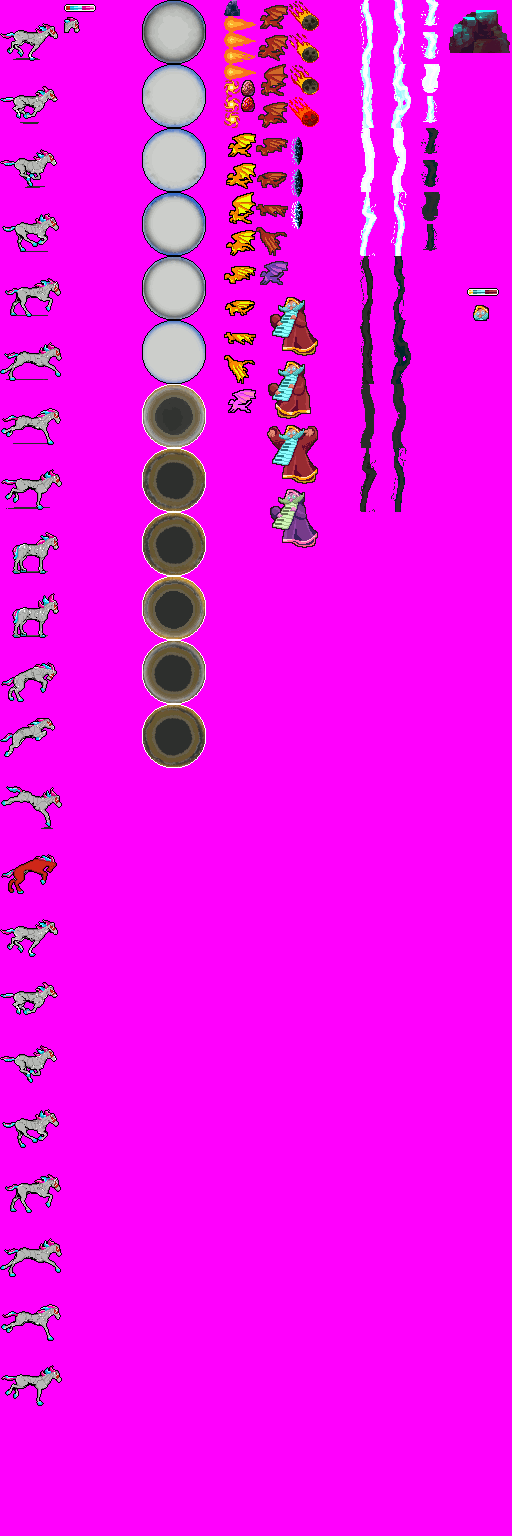
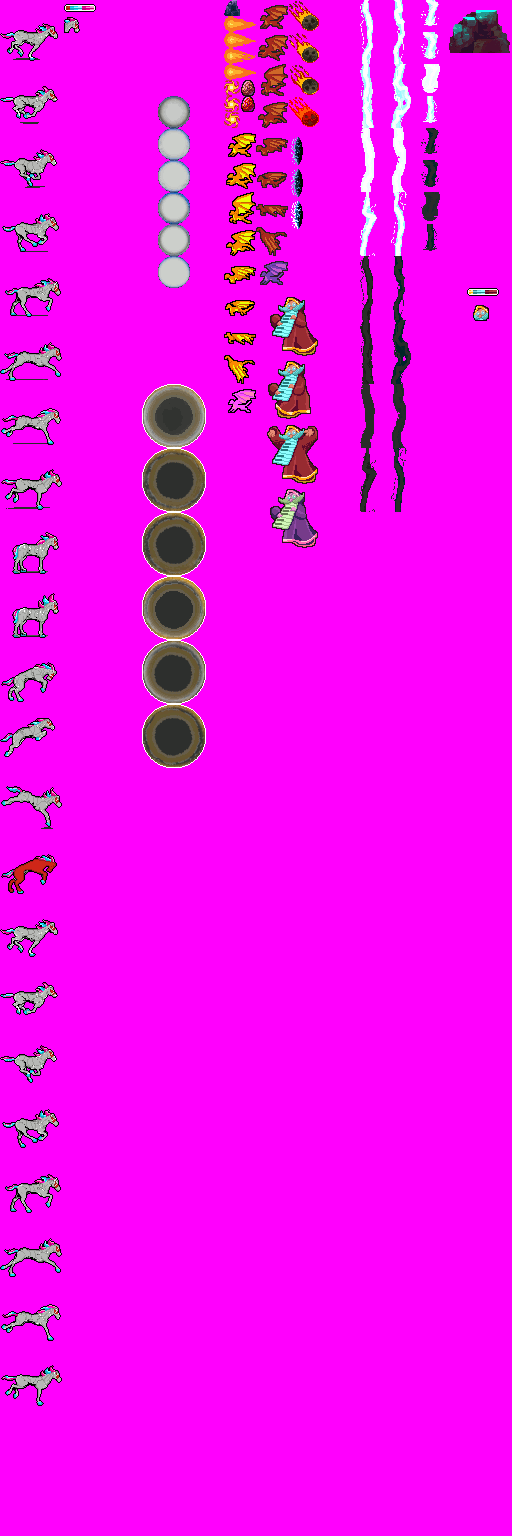
Layers edited between the first and the second 512 × 1536 image:
painted on "wizard_blackhole" over [left=143, top=385, right=205, bottom=767]
painted on "wizard_lifebar_wizard_fill" over [left=473, top=290, right=485, bottom=294]
painted on "wizard_icon_wizard" over [left=475, top=317, right=488, bottom=320]
painted on "wizard_portal" over [left=142, top=0, right=206, bottom=384]
painted on "wizard_minirock" over [left=225, top=1, right=239, bottom=16]
painted on "_wizard_minirock (original)" over [left=225, top=2, right=239, bottom=16]
painted on "wizard_meteorite" over [left=302, top=15, right=318, bottom=94]
painted on "wizard_miniportal" over [left=293, top=137, right=301, bottom=229]
painted on "wizard_wizard" over [left=277, top=306, right=317, bottom=538]
painted on "wizard_lightning2" over [left=392, top=256, right=407, bottom=512]
painted on "wizard_lightning3" over [left=426, top=128, right=438, bottom=248]
painted on "wizard_rock" over [left=451, top=11, right=508, bottom=47]
painted on "_wizard_rock (original)" over [left=451, top=14, right=508, bottom=47]
painted on "wizard_icon_horse" over [left=75, top=21, right=77, bottom=32]
painted on "wizard_horse" over [left=7, top=28, right=60, bottom=1389]
